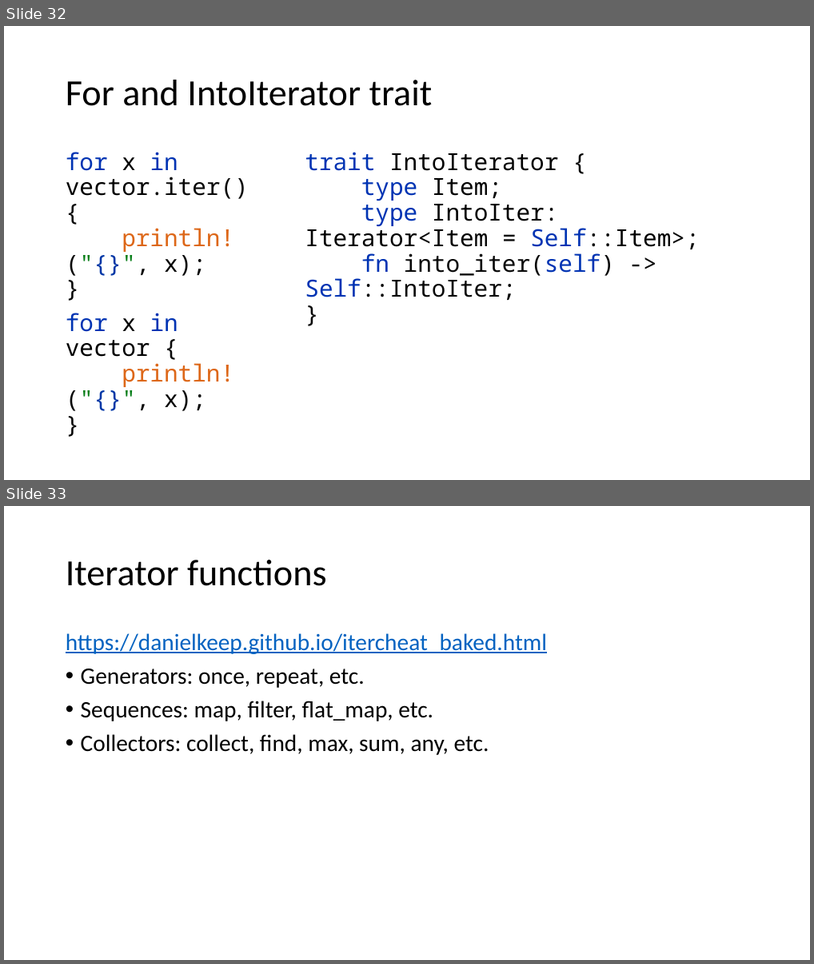
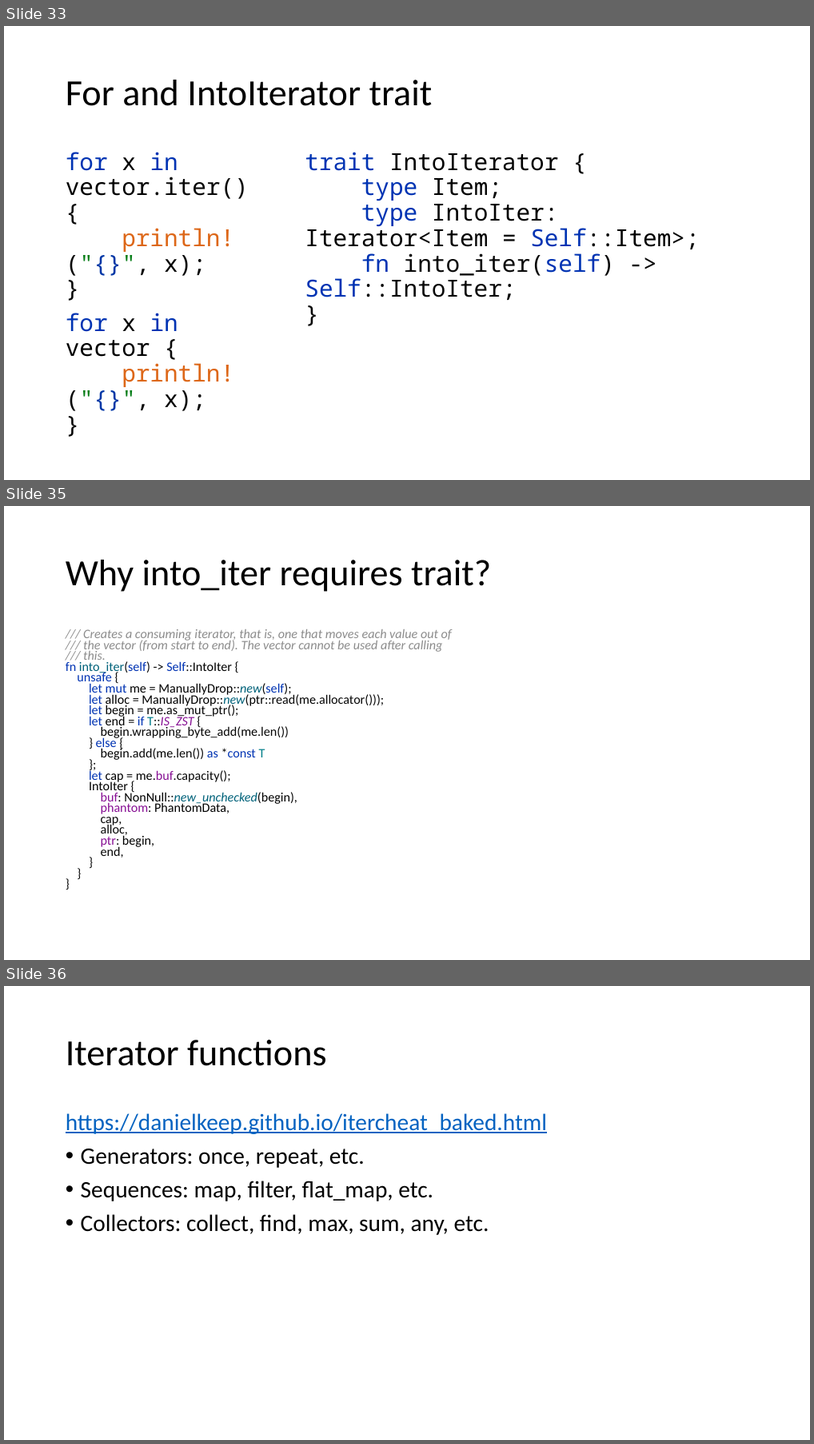
Before and after one commit to kugushev/course-rust-basics, a slide deck: pres/07-Collections.pptx. Shown one above the other, each under a label of ours: slides 32 and 33 before the commit, slides 33, 35 and 36 after it; the slides between them are not shown. The pictures are 814x964 and 814x1444 pixels, drawn with LibreOffice and Linux fonts; fonts in the diff are those of the drawing. Boxes give left, top, right and bottom in pixels: in the first picture for what was removed or moved away, otherwise in the second. Text is boxed around its words. In the diff, an @@ line names an element or a change of style, - is before the commit and + after.

```diff
--- a/pres/07-Collections.pptx
+++ b/pres/07-Collections.pptx
@@ slide 35 added at (x1=4, y1=506, x2=810, y2=960), background #FFFFFF @@
@@ title added at (x1=66, y1=560, x2=491, y2=592), 44 pt, text #000000 @@
+Why into_iter requires trait?
@@ text added at (x1=66, y1=629, x2=452, y2=857), 15.4 pt, text #080808 @@
+/// Creates a consuming iterator, that is, one that moves each value out of
+/// the vector (from start to end). The vector cannot be used after calling
+/// this.
+fn into_iter(self) -> Self::IntoIter {
+unsafe {
+let mut me = ManuallyDrop::new(self);
+let alloc = ManuallyDrop::new(ptr::read(me.allocator()));
+let begin = me.as_mut_ptr();
+let end = if T::IS_ZST {
+begin.wrapping_byte_add(me.len())
+} else {
+begin.add(me.len()) as *const T
+};
+let cap = me.buf.capacity();
+IntoIter {
+buf: NonNull::new_unchecked(begin),
+phantom: PhantomData,
+cap,
+alloc,
+ptr: begin,
+end,
+}
+}
+}
@@ what was slide 32 is now slide 33 @@
@@ what was slide 33 is now slide 36 @@
```
Also in this commit, not shown: 5 other slides added, 3 other files.
